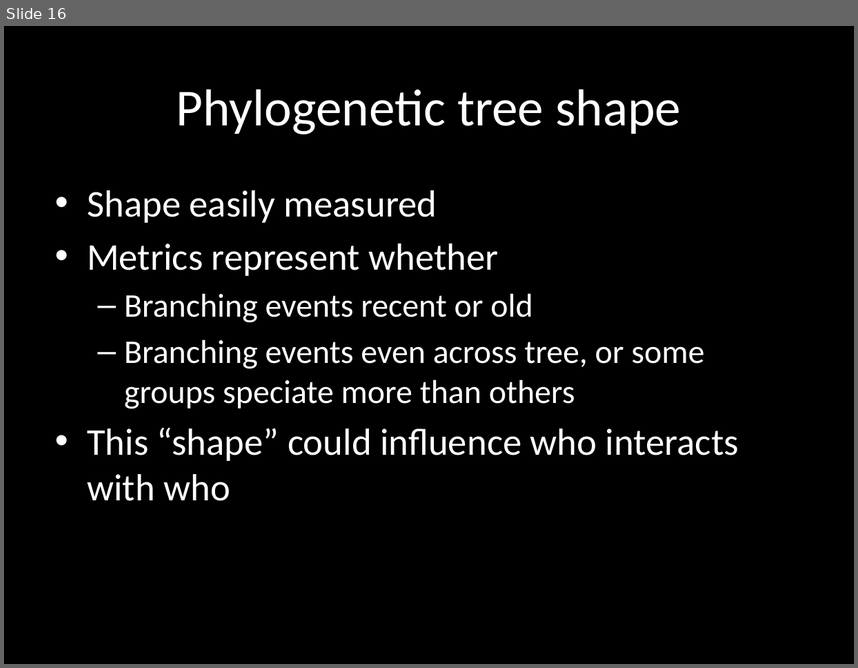
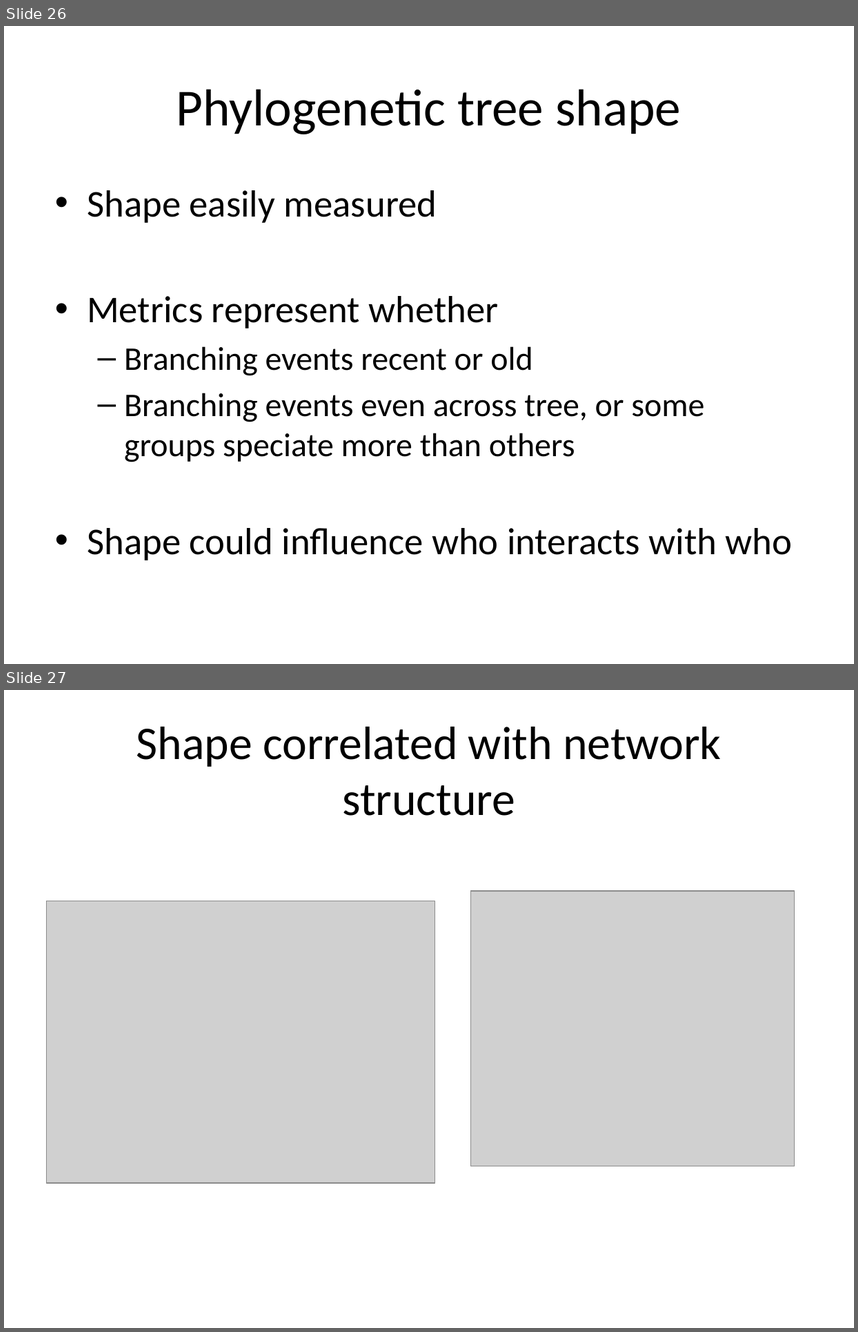
Before and after one commit to sckott/talks, a slide deck: canpolintalk/scott.pptx. Shown one above the other, each under a label of ours: slide 16 before the commit, slides 26 and 27 after it. The pictures are 858x668 and 858x1332 pixels, drawn with LibreOffice and Linux fonts; fonts in the diff are those of the drawing; grey boxes stand for pictures. Boxes give left, top, right and bottom in pixels: in the first picture for what was removed or moved away, otherwise in the second. Text is boxed around its words. In the diff, an @@ line names an element or a change of style, - is before the commit and + after.

```diff
--- a/canpolintalk/scott.pptx
+++ b/canpolintalk/scott.pptx
@@ slide 27 added at <box>4,690,854,1328</box>, background #FFFFFF @@
@@ title added at <box>136,727,721,816</box>, 39.6 pt, text #000000 @@
+Shape correlated with network structure
@@ picture added at <box>470,891,795,1166</box> @@
@@ picture added at <box>47,901,435,1182</box> @@
@@ what was slide 16 is now slide 26 @@
@@ slide 26 changed as well @@
@@ background #000000 to #FFFFFF @@
@@ title "Phylogenetic tree shape" at <box>176,89,681,134</box>: text colour #FFFFFF to #000000 @@
@@ text at <box>87,190,704,462</box>: text colour #FFFFFF to #000000 in "Shape easily measured", "Metrics represent whether", "Branching events recent or old", "Branching events even across tree, or some ..." @@
@@ text at <box>87,528,793,560</box>: text changed; text colour #FFFFFF to #000000 @@
-• This “shape” could influence who interacts with who
+• Shape could influence who interacts with who
```
Also in this commit, not shown: 15 other slides changed, 13 other slides added, 2 slides removed, 11 other files.
